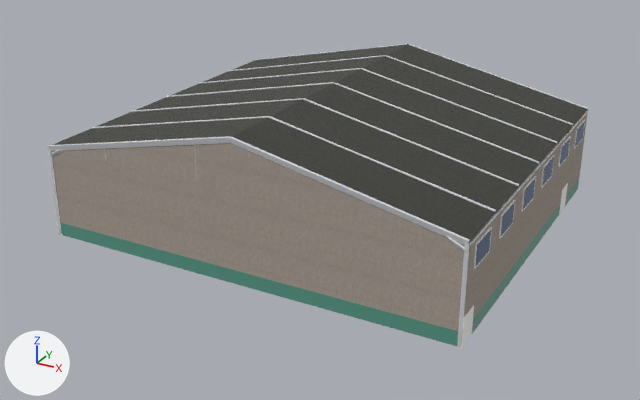
Two versions of the Blender file tools/stadium/badminton_hall.blend, one commit apart.
The view is the same before and after, from a 50 mm camera at (41.9, -63.7, 33.8) aimed at (6.9, 0.0, 2.0). The lights are fixed; the arrows at lower left show +X, +Y and +Z. The older version comes first.

Objects in the first picture: 'Dado.003', 'Floor.003', 'Frame.003', 'Night.003', 'Plaster.003', 'Trim.003', 'Zinc.003'.
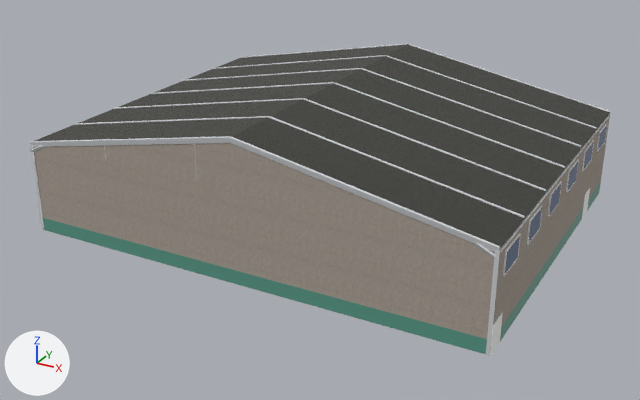
Boxes [x1, y1, x2, y2] around the edits, measured in the pictures (640 x 400 px; the box of a moved part takes in the faces that stretch with it):
'Plaster.003', reshaped (7% wider): before [51, 113, 588, 331]; after [33, 113, 610, 339]
'Zinc.003', rescaled (7% wider): before [53, 44, 588, 241]; after [35, 44, 610, 248]
'Frame.003', reshaped (7% wider): before [47, 44, 589, 348]; after [29, 44, 611, 356]
'Dado.003', reshaped (7% wider): before [60, 179, 579, 346]; after [43, 182, 601, 354]
'Night.003', rescaled: before [475, 121, 585, 267]; after [505, 125, 607, 274]
'Trim.003', reshaped (8% wider): before [55, 119, 585, 349]; after [37, 123, 608, 357]
'Floor.003', reshaped: before [67, 189, 578, 346]; after [60, 195, 598, 353]
part 2 of me_dado_003, moved or reshaped: before [472, 179, 579, 333]; after [500, 182, 601, 341]
part 3 of me_dado_003, moved or reshaped: before [60, 222, 458, 346]; after [43, 218, 487, 354]
part 4 of me_trim_003, moved or reshaped: before [461, 119, 585, 349]; after [490, 123, 608, 357]
part 5 of me_plaster_003, moved or reshaped: before [464, 135, 585, 319]; after [494, 138, 607, 327]
part 6 of me_plaster_003, moved or reshaped: before [469, 113, 588, 251]; after [500, 114, 610, 257]
part 7 of me_plaster_003, moved or reshaped: before [583, 117, 587, 136]; after [605, 121, 609, 140]
part 8 of me_plaster_003, moved or reshaped: before [569, 130, 576, 153]; after [592, 133, 599, 157]
part 9 of me_plaster_003, moved or reshaped: before [552, 148, 560, 173]; after [577, 152, 584, 177]
part 10 of me_plaster_003, moved or reshaped: before [534, 168, 543, 195]; after [560, 173, 568, 199]
part 11 of me_plaster_003, moved or reshaped: before [513, 191, 523, 220]; after [540, 195, 550, 226]
part 12 of me_plaster_003, moved or reshaped: before [490, 216, 501, 248]; after [519, 222, 529, 254]
part 13 of me_plaster_003, moved or reshaped: before [468, 246, 475, 275]; after [497, 252, 505, 283]
part 14 of me_plaster_003, moved or reshaped: before [51, 144, 470, 331]; after [33, 144, 500, 339]

Edits to the bpy script that builds the scene:
```text
Change me_floor_003:
    remove me_floor_003.from_pydata(...)  # 4 vertices, 1 face; spans x -11.6..25.5, y -13.5..18.5, z 0.0
    add me_floor_003.from_pydata(...)  # 4 vertices, 1 face; spans x -13.7..27.5, y -13.5..18.5, z 0.0
    me_floor_003 part 1
    me_floor_003.vertices[0].co: (-11.6, 18.5, 0.0) -> (-13.7, 18.5, 0.0)
    me_floor_003.vertices[1].co: (25.5, 18.5, 0.0) -> (27.5, 18.5, 0.0)  # pixel (577, 188) -> pixel (599, 192)
    me_floor_003.vertices[2].co: (25.5, -13.5, 0.0) -> (27.5, -13.5, 0.0)  # pixel (462, 347) -> pixel (490, 355)
    me_floor_003.vertices[3].co: (-11.6, -13.5, 0.0) -> (-13.7, -13.5, 0.0)  # pixel (59, 234) -> pixel (41, 229)
Change me_dado_003:
    remove me_dado_003.from_pydata(...)  # 24 vertices, 6 faces; spans x -11.6..25.5, y -13.5..18.5, z 0.0..1.2
    add me_dado_003.from_pydata(...)  # 24 vertices, 6 faces; spans x -13.7..27.5, y -13.5..18.5, z 0.0..1.2
    me_dado_003 part 2: the loose piece of 4 vertices spanning x 25.5, y -13.5..18.5, z 0.0..1.2 is moved by (2.0, 0.0, 0.0)
    me_dado_003 part 3
    me_dado_003.vertices[8].co: (-11.6, -13.5, 0.0) -> (-13.7, -13.5, 0.0)  # pixel (59, 234) -> pixel (41, 229)
    me_dado_003.vertices[9].co: (25.5, -13.5, 0.0) -> (27.5, -13.5, 0.0)  # pixel (462, 347) -> pixel (490, 355)
    me_dado_003.vertices[10].co: (25.5, -13.5, 1.2) -> (27.5, -13.5, 1.2)  # pixel (463, 332) -> pixel (492, 340)
    me_dado_003.vertices[11].co: (-11.6, -13.5, 1.2) -> (-13.7, -13.5, 1.2)  # pixel (57, 221) -> pixel (40, 216)
    other edits to the shape of me_dado_003 do not show in these pictures
Change me_trim_003:
    remove me_trim_003.from_pydata(...)  # 1356 vertices, 339 faces; spans x -11.7..25.5, y -13.6..18.5, z 0.0..7.4
    add me_trim_003.from_pydata(...)  # 1356 vertices, 339 faces; spans x -13.8..27.6, y -13.6..18.5, z 0.0..7.4
    me_trim_003 part 4: 630 of the vertices in x 25.4..25.5, y -13.6..18.5, z 0.0..7.4 are scaled about their middle by (1.11, 1, 1)
    other edits to the shape of me_trim_003 do not show in these pictures
Change me_plaster_003:
    remove me_plaster_003.from_pydata(...)  # 98 vertices, 25 faces; spans x -11.6..25.5, y -13.5..18.5, z 0.0..12.0
    add me_plaster_003.from_pydata(...)  # 98 vertices, 25 faces; spans x -13.7..27.5, y -13.5..18.5, z 0.0..12.0
    me_plaster_003 part 5: the loose piece of 4 vertices spanning x 25.5, y -13.5..18.5, z 1.2..5.6 is moved by (2.0, 0.0, 0.0)
    me_plaster_003 part 6: the loose piece of 4 vertices spanning x 25.5, y -13.5..18.5, z 7.4..8.0 is moved by (2.0, 0.0, 0.0)
    me_plaster_003 part 7: the loose piece of 4 vertices spanning x 25.5, y 17.3..18.5, z 5.6..7.4 is moved by (2.0, 0.0, 0.0)
    me_plaster_003 part 8: the loose piece of 4 vertices spanning x 25.5, y 12.0..14.3, z 5.6..7.4 is moved by (2.0, 0.0, 0.0)
    me_plaster_003 part 9: the loose piece of 4 vertices spanning x 25.5, y 6.7..9.0, z 5.6..7.4 is moved by (2.0, 0.0, 0.0)
    me_plaster_003 part 10: the loose piece of 4 vertices spanning x 25.5, y 1.3..3.7, z 5.6..7.4 is moved by (2.0, 0.0, 0.0)
    me_plaster_003 part 11: the loose piece of 4 vertices spanning x 25.5, y -4.0..-1.7, z 5.6..7.4 is moved by (2.0, 0.0, 0.0)
    me_plaster_003 part 12: the loose piece of 4 vertices spanning x 25.5, y -9.3..-7.0, z 5.6..7.4 is moved by (2.0, 0.0, 0.0)
    me_plaster_003 part 13: the loose piece of 4 vertices spanning x 25.5, y -13.5..-12.3, z 5.6..7.4 is moved by (2.0, 0.0, 0.0)
    me_plaster_003 part 14: 6 of 98 vertices moved; they spanned x -11.6..25.5, y -13.5, z 1.2..8.0 and now span x -13.7..27.5, y -13.5, z 1.2..8.0; mean shift (0.0, 0.0, 0.0); largest move (-11.6, -13.5, 1.2) -> (-13.7, -13.5, 1.2)
    other edits to the shape of me_plaster_003 do not show in these pictures
Change me_night_003:
    remove me_night_003.from_pydata(...)  # 48 vertices, 12 faces; spans x -11.7..25.5, y -12.3..17.3, z 5.6..7.4
    add me_night_003.from_pydata(...)  # 48 vertices, 12 faces; spans x -13.8..27.6, y -12.3..17.3, z 5.6..7.4
    me_night_003 part 15: the whole mesh is scaled about its middle by (1.11, 1, 1)
Change me_frame_003:
    remove me_frame_003.from_pydata(...)  # 13992 vertices, 4746 faces; spans x -11.7..25.5, y -14.5..18.6, z 0.0..12.2
    add me_frame_003.from_pydata(...)  # 13992 vertices, 4746 faces; spans x -13.8..27.6, y -14.5..18.6, z 0.0..12.2
    me_frame_003 part 16: 8040 of 13992 vertices moved; they spanned x -11.7..25.5, y -14.5..18.6, z 0.0..11.3 and now span x -13.8..27.6, y -14.5..18.6, z 0.0..11.3; mean shift (0.0, 0.0, 0.0); largest move (-11.5, 18.5, 7.8) -> (-13.6, 18.5, 7.8)
    other edits to the shape of me_frame_003 do not show in these pictures
Change me_zinc_003:
    remove me_zinc_003.from_pydata(...)  # 8 vertices, 2 faces; spans x -11.6..25.5, y -13.5..18.5, z 8.1..12.1
    add me_zinc_003.from_pydata(...)  # 8 vertices, 2 faces; spans x -13.7..27.5, y -13.5..18.5, z 8.1..12.1
    me_zinc_003 part 17: the whole mesh is scaled about its middle by (1.11, 1, 1)
```
